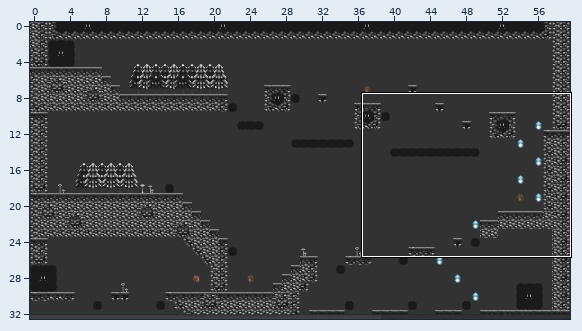
Two states of a Tiled map, public/Mapa.tmx. Above: a wide view before the commit, with the close-up outlined.
Close-up. Old version:
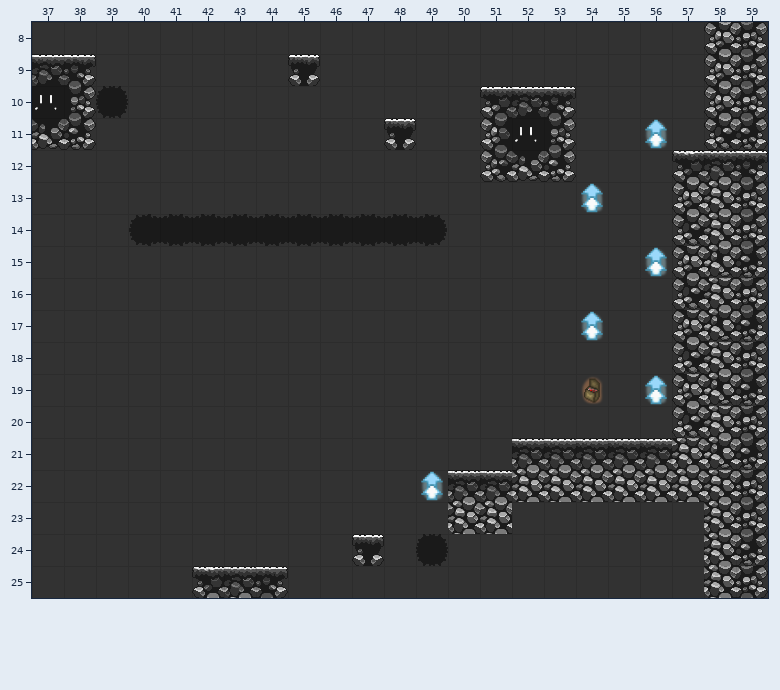
Cells are 32x32 px. Shown: x 37..59, y 8..25.
After:
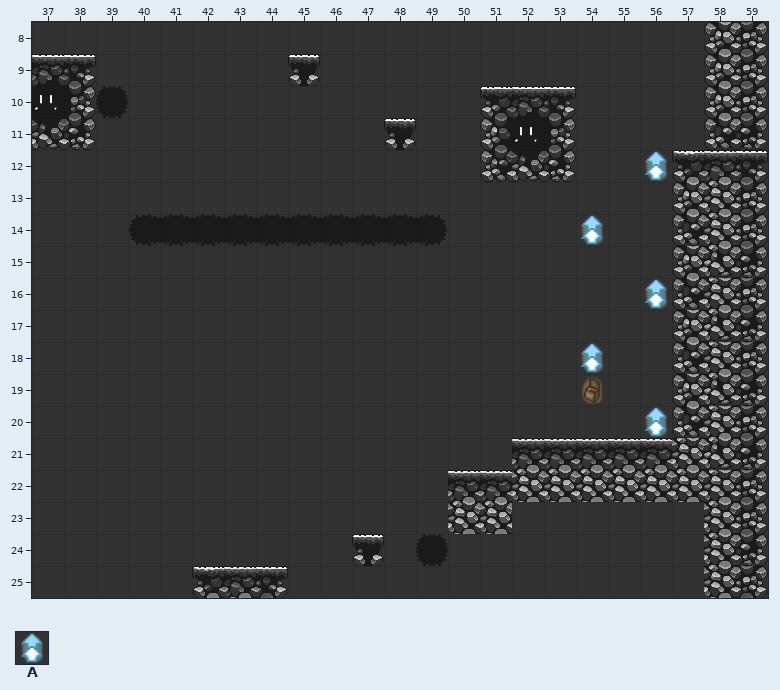
Key: from "Items": A 0.
_ is an empty cell, . an unchanged one.
See-through tiles are keyed as they look on the map.
From the commit log: Removed Escalera / Added Jumps
Change:
--- layer "DoubleJump"
@@ x 54..56 @@
-11 ..A
-12 .._
-13 A..
-14 _..
-15 ..A
-16 .._
-17 A..
-18 _..
-19 ..A
-20 .._
+11 .._
+12 ..A
+13 _..
+14 A..
+15 .._
+16 ..A
+17 _..
+18 A..
+19 .._
+20 ..A
@@ x 49..49 @@
-22 A
+22 _
Pixel boxes of the changes (left, top, right, bottom) in both close-ups:
changed: (645, 119, 667, 181)
changed: (581, 183, 603, 245)
changed: (645, 247, 667, 309)
changed: (581, 311, 603, 373)
changed: (645, 375, 667, 437)
removed: (421, 471, 443, 501)
